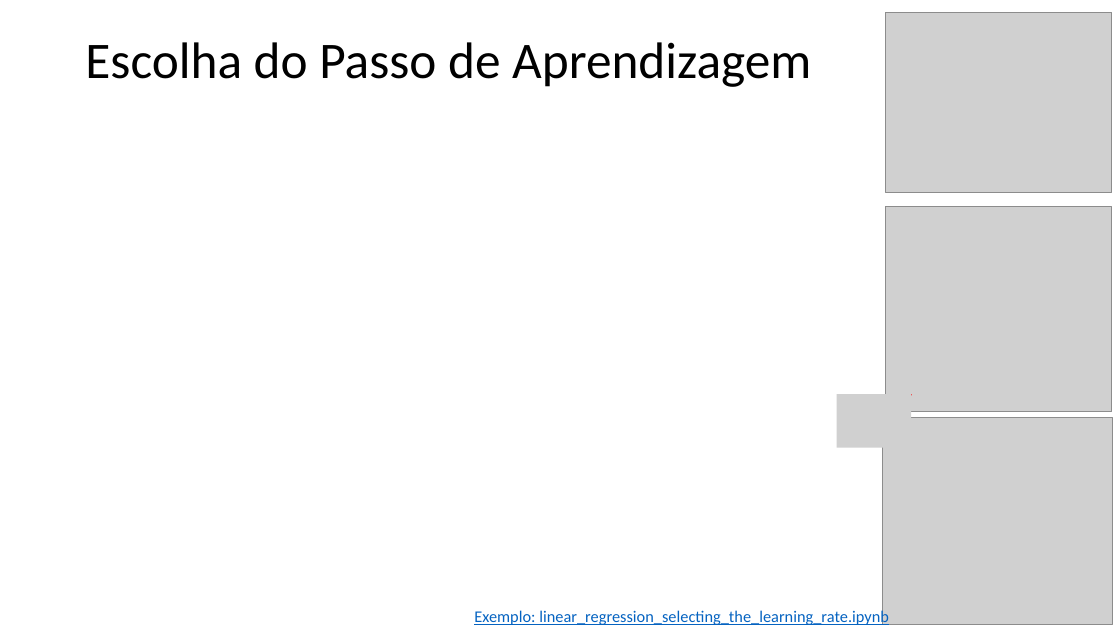
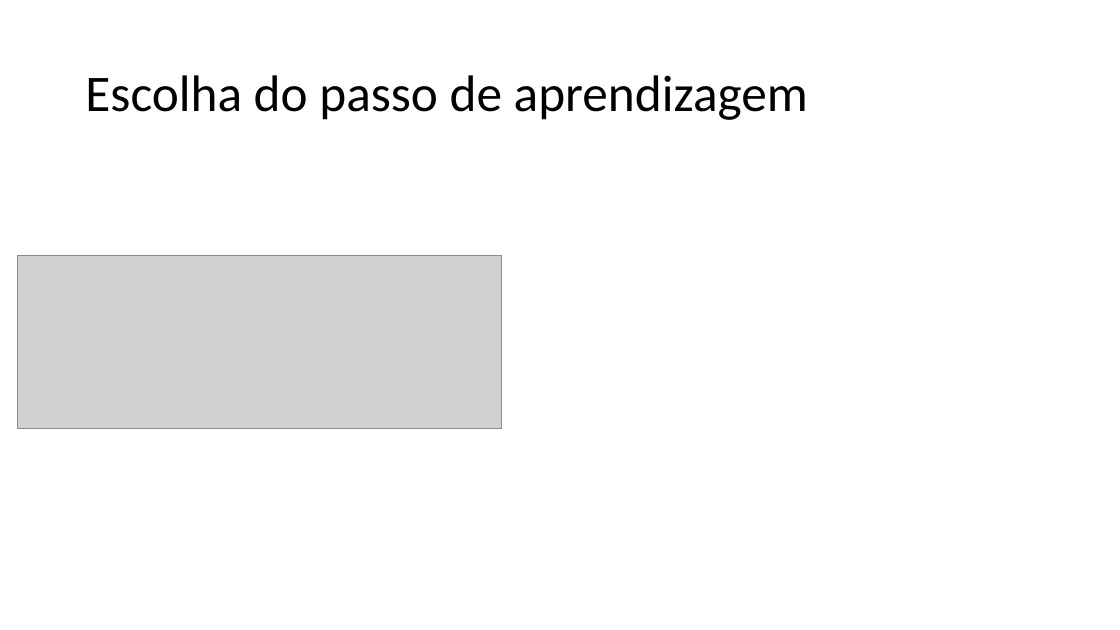
Before and after one commit to zz4fap/t319_aprendizado_de_maquina, a slide deck: slide 3 of slides/T319_Regressão_Linear (Parte III).pptx. Drawn at 1120x630 pixels with LibreOffice and Linux fonts; fonts in the diff are those of the drawing; grey boxes stand for pictures. Boxes give left, top, right and bottom in pixels: in the first picture for what was removed or moved away, otherwise in the second. Text is boxed around its words. In the diff, an @@ line names an element or a change of style, - is before the commit and + after.

Commit message:
update of slides

```diff
--- a/slides/T319_Regressão_Linear (Parte III).pptx
+++ b/slides/T319_Regressão_Linear (Parte III).pptx
@@ picture removed at (886,12,1112,192) @@
@@ title at (85,75,808,120): text changed @@
-Escolha do Passo de Aprendizagem
+Escolha do passo de aprendizagem
@@ picture removed at (886,207,1112,412) @@
@@ picture added at (18,255,502,429) @@
@@ picture removed at (837,394,912,448) @@
@@ picture removed at (882,418,1112,624) @@
@@ arrow removed from (886, 418) to (912, 394) @@
@@ text removed at (474,609,889,625) @@
-Exemplo: linear_regression_selecting_the_learning_rate.ipynb
```
Also in this commit, not shown: 1 other slide changed, 9 slides added, 4 other files.
